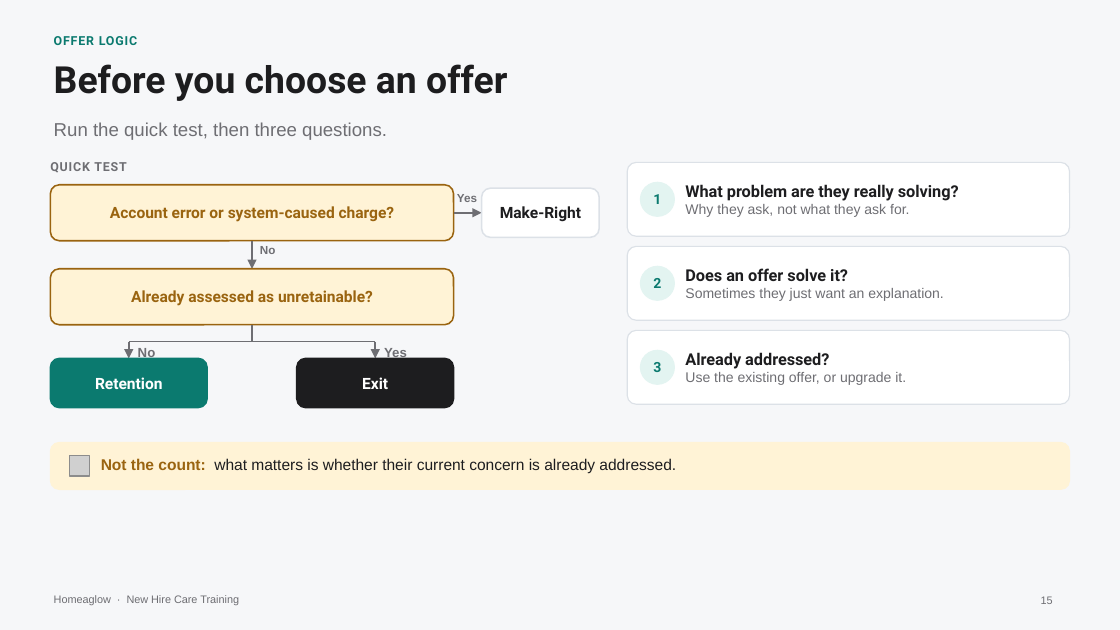
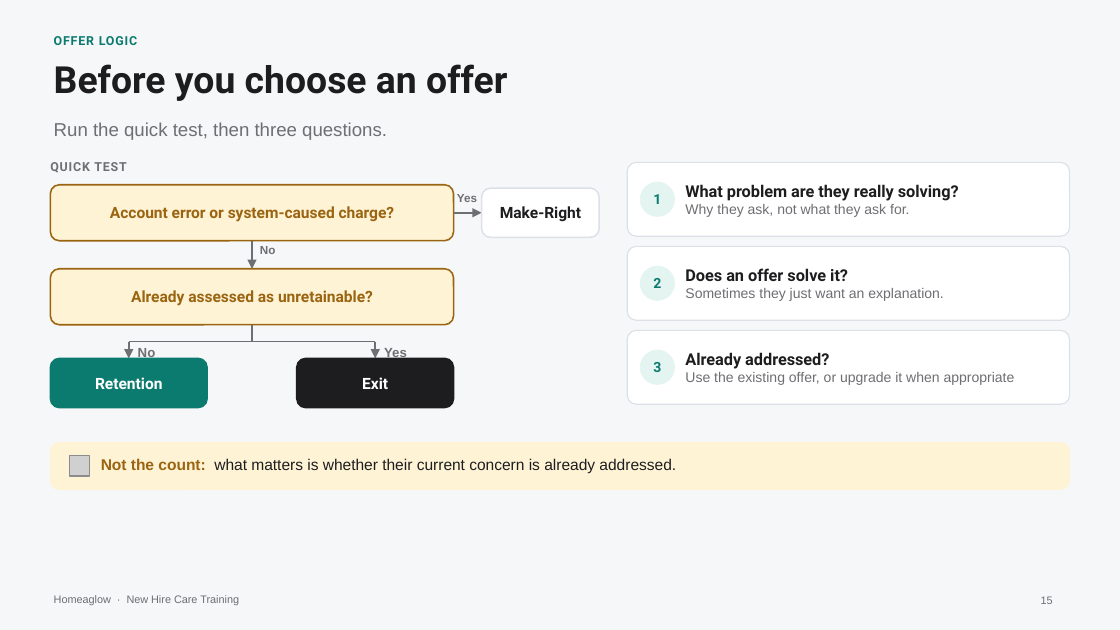
Before and after one commit to anjulimichelle/training, a slide deck: slide 15 of retention-membership-cancellation/retention-membership-cancellation.pptx. Drawn at 1120x630 pixels with LibreOffice and Linux fonts; fonts in the diff are those of the drawing; grey boxes stand for pictures. Boxes give left, top, right and bottom in pixels: in the first picture for what was removed or moved away, otherwise in the second. Text is boxed around its words. In the diff, an @@ line names an element or a change of style, - is before the commit and + after.

```diff
--- a/retention-membership-cancellation/retention-membership-cancellation.pptx
+++ b/retention-membership-cancellation/retention-membership-cancellation.pptx
@@ text at (685, 372, 1015, 385): text changed @@
-Use the existing offer, or upgrade it.
+Use the existing offer, or upgrade it when appropriate
```
Also in this commit, not shown: 5 other slides changed, 1 other file.
